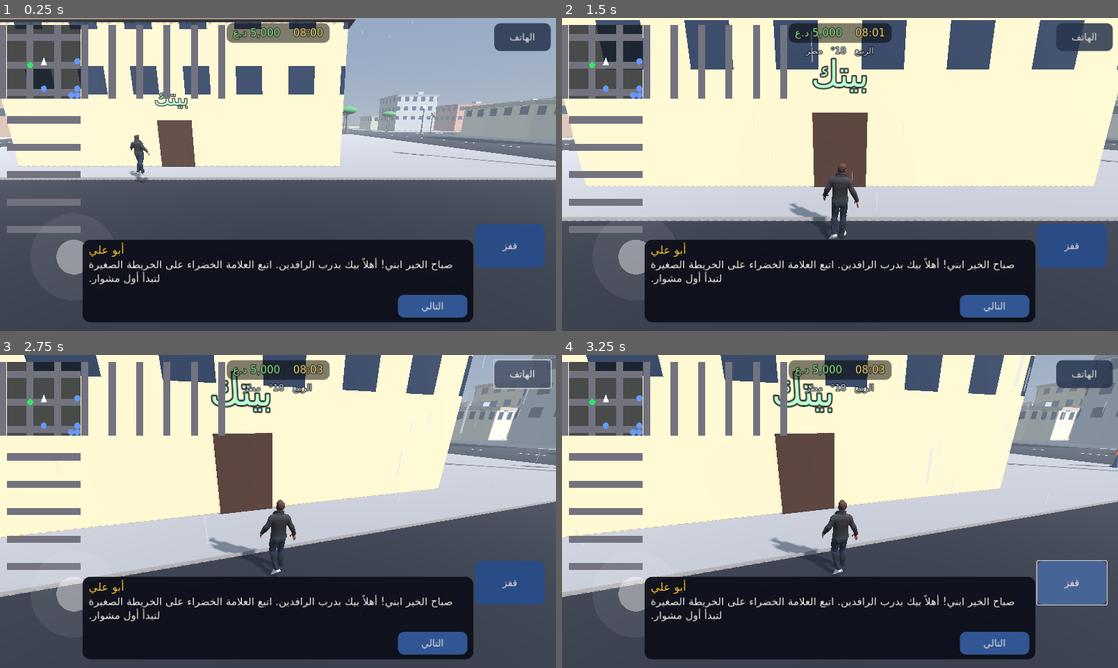
Above: before the commit, frames 1-4 (two rows, left to right).
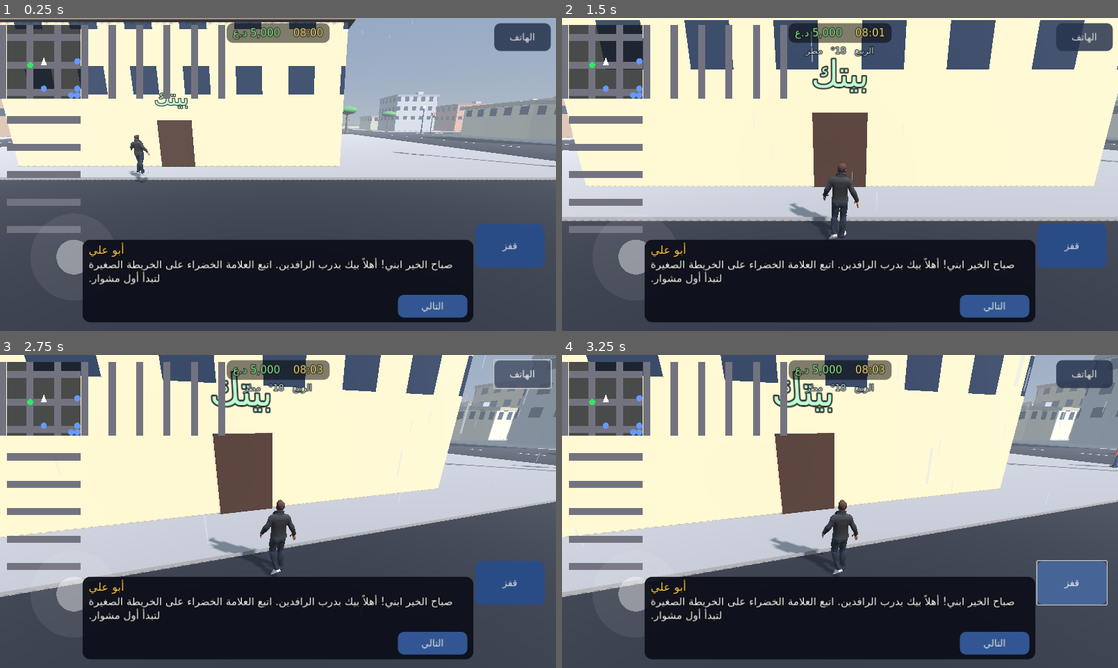
Above: after the commit, the same moments.

Repository: belal20202/darb
Game: Godot game, scene res://scenes/world.tscn
Same seed, same stepped clock (60 frames per second), same inputs: the game is played once before the commit and once after it. This scene is started directly instead of the project's main scene.
Inputs (mouse positions are in pixels of both pictures, inside the frame that each line leads up to):
- Up to frame 1 (0.25 s): no input
- Up to frame 2 (1.5 s): drag from (634, 255) to (895, 105) at 0.52 s; drag from (728, 190) to (812, 237) at 1.27 s
- Up to frame 3 (2.75 s): click "الهاتف" at 2 s
- Up to frame 4 (3.25 s): click "قفز" at 2.75 s

The runs differ from the first frame. In frame 1, less than 0.1% of the frame differs, in the area x 61-78%, y 30-44%; in frame 2, less than 0.1%; in frame 3, less than 0.1%; in frame 4, less than 0.1%.

Commit message:
Update traffic_lights.gd

Diff:
--- a/scripts/traffic_lights.gd
+++ b/scripts/traffic_lights.gd
@@ -27,13 +27,14 @@
 	var pos: Array = []
 	for gx in range(-Nav.N, Nav.N + 1):
 		for gz in range(-Nav.N, Nav.N + 1):
-			for sx in [-1.0, 1.0]:
-				for sz in [-1.0, 1.0]:
-					pos.append(Vector3(gx * Nav.B + sx * (Nav.R + 2.5), 0.0, gz * Nav.B + sz * (Nav.R + 2.5)))
+			for sg in [-1.0, 1.0]:
+				pos.append(Vector3(gx * Nav.B + sg * (Nav.R + 2.5), 0.0, gz * Nav.B + sg * (Nav.R + 2.5)))
 	var pole := CylinderMesh.new()
 	pole.top_radius = 0.08
 	pole.bottom_radius = 0.1
 	pole.height = 5.5
+	pole.radial_segments = 8
+	pole.rings = 1
 	var mp := MultiMesh.new()
 	mp.transform_format = MultiMesh.TRANSFORM_3D
 	mp.mesh = pole
@@ -57,6 +58,8 @@
 	var lamp := SphereMesh.new()
 	lamp.radius = 0.17
 	lamp.height = 0.34
+	lamp.radial_segments = 8
+	lamp.rings = 4
 	var cols := {"r": Color(1, 0.1, 0.05), "y": Color(1, 0.75, 0.1), "g": Color(0.1, 1, 0.3)}
 	var hts := {"r": 5.5, "y": 5.1, "g": 4.7}
 	for axis in ["ns", "ew"]:
